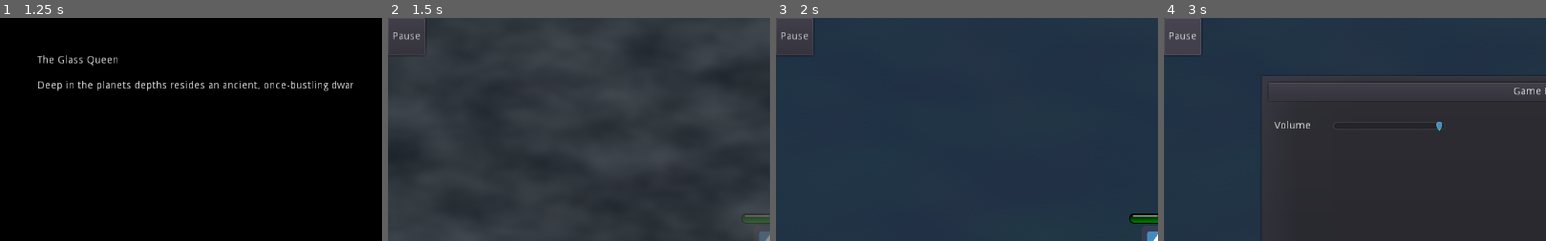
Above: before the commit, frames 1-4 (left to right).
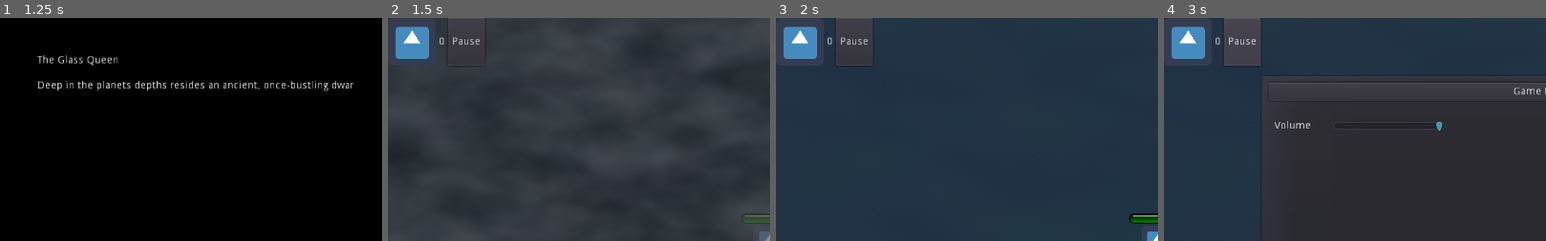
Above: after the commit, the same moments.

Repository: smclaughlan/GWJ52
Game: Godot game, scene res://Main.tscn
Two runs of this game, one before a commit and one after it. Both use one fixed random seed, a clock stepped at 60 frames per second and the inputs below. The engine's default icon, where the game draws it, is replaced by a stand-in: a white triangle on a blue panel in a dark square.
Inputs (mouse positions are % of the whole screen's width and height, from its top left):
- Up to frame 1 (1.25 s): click "Play" at 0.5 s
- Up to frame 2 (1.5 s): click "Begin: Protect The Chandelier" at 1.25 s
- Up to frame 3 (2 s): no input
- Up to frame 4 (3 s): click (39, 94) at 2.02 s; click "Pause" at 2.75 s
The pictures show only the part of the screen within x 0-50%, y 0-50%; the shares and areas given below are measured in that part.

Frame 1 is identical in both runs. In frame 2, 1.6% of the frame differs, in the area x 0-26%, y 0-19%; in frame 3, 3.0%; in frame 4, 3.5%, in the area x 0-26%, y 0-22%.

Commit message:
Currency and object pickup (#43)
* Added new CollisionLayer named Pickables

* Added PlayerRadius CollisionLayer

* Added Area2D in Player for pickups

* Added new PickupableObject Scene

* Added `died` signal for Enemies

* Added Script for PickupRadius

* Added AnimationPlayer for PickableObject

* Added an emit signal for died

* Added PickableObjectSpawner Scene

* Added PickableObjectSpawner node to Battle Scene

* Creeps now drop PickableObjects

* Pickables move towards the Player when Radius is entered

* PickableObjects can now only interact with Player

* Added `pickable_object_spawner` reference to `Global.gd`

* Connect signals to PickupRadius child

* Connect signals to PickupRadius child

* Added `currency_tracker` in `Global.gd`

* Added an HUD Reference to `Global.gd`

* Created Currency Scene

* Created `Sun.tscn` as an Inherited Scene from PickableObjects

* Added `PickableObject` class

* Created a script for `Sun.tscn`

* Update PickableObject.gd

* Instanced `Currency` Scene to `Battle` Scene

* Added an HUD for the currency

* Added placeholder image for sun

* Changed the droppable object for creep

* Fix EOF issue

* Adjusted spacing

* Reattached `PickupRadius` script

* Added `get_amount` function to Currency

* Added `cost` for TowerBase

* Adding `CostReference.gd`

* Added cost to `TowerBase`

Co-authored-by: plexsoup <plexsoup@users.noreply.github.com>

Diff:
--- a/GodotProject/Global.gd
+++ b/GodotProject/Global.gd
@@ -5,6 +5,9 @@
 var player : KinematicBody2D # player avatar, many things rely on this
 var village_location : Vector2 # so creeps know where to go
 var current_map : Node2D # for spawning bullets and creeps
+var pickable_object_spawner: Node2D # Spawner node that handles spawning of pickables
+var currency_tracker: Node # Node that tracks resources or currencies
+var hud: CanvasLayer # HUD Reference
 
 func pause():
 	# this is pretty abrupt and brute force.
--- a/GodotProject/Scenes/Battle/Battle.tscn
+++ b/GodotProject/Scenes/Battle/Battle.tscn
@@ -1,8 +1,10 @@
-[gd_scene load_steps=10 format=2]
+[gd_scene load_steps=12 format=2]
 
+[ext_resource path="res://Scenes/Battle/PickableObjectSpawner.tscn" type="PackedScene" id=1]
 [ext_resource path="res://Scenes/Player/PlayerAvatar.tscn" type="PackedScene" id=2]
 [ext_resource path="res://Scenes/Battle/CreepSpawner.tscn" type="PackedScene" id=3]
 [ext_resource path="res://Scenes/Region/Village.tscn" type="PackedScene" id=4]
+[ext_resource path="res://Scenes/Resources/Currency.tscn" type="PackedScene" id=5]
 
 [sub_resource type="CanvasItemMaterial" id=3]
 
@@ -95,3 +97,7 @@
 [node name="CollisionShape2D" type="CollisionShape2D" parent="InvisibleWalls/Wall4"]
 position = Vector2( -51, -11 )
 shape = SubResource( 6 )
+
+[node name="PickableObjectSpawner" parent="." instance=ExtResource( 1 )]
+
+[node name="Currency" parent="." instance=ExtResource( 5 )]
--- /dev/null
+++ b/GodotProject/Scenes/Battle/PickableObjectSpawner.gd
@@ -0,0 +1,13 @@
+# Spawns object based on the drop object of the class who calls it.
+
+extends Node2D
+
+
+func _ready() -> void:
+	Global.pickable_object_spawner = self
+
+
+func spawn_pickable(pickable_object: Object, position: = Vector2.ZERO) -> void:
+	var new_pickable: Object = pickable_object.instance()
+	Global.current_map.add_child(new_pickable)
+	new_pickable.position = position
--- /dev/null
+++ b/GodotProject/Scenes/Battle/PickableObjectSpawner.tscn
@@ -0,0 +1,6 @@
+[gd_scene load_steps=2 format=2]
+
+[ext_resource path="res://Scenes/Battle/PickableObjectSpawner.gd" type="Script" id=1]
+
+[node name="PickableObjectSpawner" type="Node2D"]
+script = ExtResource( 1 )
--- a/GodotProject/Scenes/Enemies/Creep.gd
+++ b/GodotProject/Scenes/Enemies/Creep.gd
@@ -22,17 +22,22 @@
 enum States { INITIALIZING, READY, MOVING, ATTACKING, INVULNERABLE, RELOADING, STUNNED, DEAD }
 var State = States.INITIALIZING
 
+export (PackedScene) var dropped_pickable
+
+signal died
 
 # Called when the node enters the scene tree for the first time.
 func _ready():
+	if Global.pickable_object_spawner != null:
+		connect("died", Global.pickable_object_spawner, "spawn_pickable")
 	$corpse.hide()
+
 
 func init(initialPos, navTarget):
 	set_global_position(initialPos)
 	nav_target = navTarget
 	State = States.MOVING
 	set_target(Global.player)
-
 
 
 # Called every frame. 'delta' is the elapsed time since the previous frame.
@@ -111,6 +116,7 @@
 
 func _on_DeathTimer_timeout():
 	die_for_real_this_time()
+	emit_signal("died", dropped_pickable, position)
 
 
 func _on_InvulnerabiltyTimer_timeout():
--- a/GodotProject/Scenes/Enemies/Creep.tscn
+++ b/GodotProject/Scenes/Enemies/Creep.tscn
@@ -1,10 +1,11 @@
-[gd_scene load_steps=10 format=2]
+[gd_scene load_steps=11 format=2]
 
 [ext_resource path="res://Scenes/Enemies/BadRobot.png" type="Texture" id=1]
 [ext_resource path="res://Scenes/Enemies/Creep.gd" type="Script" id=2]
 [ext_resource path="res://Scenes/Enemies/OwNoise.wav" type="AudioStream" id=3]
 [ext_resource path="res://Scenes/Enemies/CreepMeleeWeapon.tscn" type="PackedScene" id=4]
-[ext_resource path="res://Scenes/Enemies/BloodStain.png" type="Texture" id=5]
+[ext_resource path="res://Scenes/Objects/Pickups/Sun.tscn" type="PackedScene" id=5]
+[ext_resource path="res://Scenes/Enemies/BloodStain.png" type="Texture" id=6]
 
 [sub_resource type="CircleShape2D" id=4]
 radius = 27.0046
@@ -47,6 +48,7 @@
 collision_layer = 2
 collision_mask = 15
 script = ExtResource( 2 )
+dropped_pickable = ExtResource( 5 )
 
 [node name="Sprite" type="Sprite" parent="."]
 texture = ExtResource( 1 )
--- a/GodotProject/Scenes/GUI/HUD.gd
+++ b/GodotProject/Scenes/GUI/HUD.gd
@@ -1,10 +1,15 @@
 extends CanvasLayer
 
+
+# Declare member variables here. Examples:
+# var a = 2
+# var b = "text"
+onready var sun_amount = $header/Currency/SunAmount
 var player
 
 # Called when the node enters the scene tree for the first time.
 func _ready():
-	pass # Replace with function body.
+	Global.hud = self
 
 func init(myPlayer):
 	player = myPlayer
@@ -17,6 +22,8 @@
 		$ShoppingPopupPanel.popup()
 
 
+func update_sun(sun: int) -> void:
+	sun_amount.text = str(sun)
 
 
 func _on_PauseButton_pressed():
--- a/GodotProject/Scenes/GUI/HUD.tscn
+++ b/GodotProject/Scenes/GUI/HUD.tscn
@@ -37,9 +37,27 @@
 margin_bottom = 50.0
 rect_min_size = Vector2( 0, 50 )
 
+[node name="Currency" type="HBoxContainer" parent="header"]
+margin_right = 76.0
+margin_bottom = 64.0
+alignment = 1
+
+[node name="Icon" type="TextureRect" parent="header/Currency"]
+margin_right = 64.0
+margin_bottom = 64.0
+texture = ExtResource( 1 )
+
+[node name="SunAmount" type="Label" parent="header/Currency"]
+margin_left = 68.0
+margin_top = 25.0
+margin_right = 76.0
+margin_bottom = 39.0
+text = "0"
+
 [node name="PauseButton" type="Button" parent="header"]
-margin_right = 50.0
-margin_bottom = 50.0
+margin_left = 80.0
+margin_right = 130.0
+margin_bottom = 64.0
 text = "Pause"
 
 [node name="Footer" type="MarginContainer" parent="."]
--- /dev/null
+++ b/GodotProject/Scenes/Objects/Pickups/PickableObject.gd
@@ -0,0 +1,32 @@
+# Template for objects that are pickable
+#
+# Can be extended for different objects that provide different
+# functions.
+#
+# Once the player is in range, the item will be freed instantly
+
+extends Area2D
+class_name PickableObject
+
+const PICKUP_SPEED = 300
+
+var on_pickup_radius: bool = false setget set_on_pickup
+
+signal picked
+
+
+func _on_PickableObject_body_entered(body: Node) -> void:
+	if body.collision_layer == 1:
+		queue_free()
+		emit_signal("picked")
+
+
+func _physics_process(delta: float) -> void:
+	if !on_pickup_radius:
+		return
+	var velocity: Vector2 = position.direction_to(Global.player.position)
+	position += velocity * PICKUP_SPEED * delta
+
+
+func set_on_pickup(value: bool) -> void:
+	on_pickup_radius = value
--- /dev/null
+++ b/GodotProject/Scenes/Objects/Pickups/PickableObject.tscn
@@ -0,0 +1,73 @@
+[gd_scene load_steps=7 format=2]
+
+[ext_resource path="res://icon.png" type="Texture" id=1]
+[ext_resource path="res://Scenes/Objects/Pickups/PickableObject.gd" type="Script" id=2]
+
+[sub_resource type="CircleShape2D" id=4]
+radius = 32.0
+
+[sub_resource type="Animation" id=1]
+length = 0.001
+tracks/0/type = "value"
+tracks/0/path = NodePath("Sprite:position")
+tracks/0/interp = 1
+tracks/0/loop_wrap = true
+tracks/0/imported = false
+tracks/0/enabled = true
+tracks/0/keys = {
+"times": PoolRealArray( 0 ),
+"transitions": PoolRealArray( 1 ),
+"update": 0,
+"values": [ Vector2( 0, -10 ) ]
+}
+
+[sub_resource type="Animation" id=2]
+resource_name = "idle"
+loop = true
+tracks/0/type = "value"
+tracks/0/path = NodePath("Sprite:position")
+tracks/0/interp = 1
+tracks/0/loop_wrap = true
+tracks/0/imported = false
+tracks/0/enabled = true
+tracks/0/keys = {
+"times": PoolRealArray( 0, 0.5, 1 ),
+"transitions": PoolRealArray( 1, 1, 0.5 ),
+"update": 0,
+"values": [ Vector2( 0, 0 ), Vector2( 0, -10 ), Vector2( 0, 0 ) ]
+}
+
+[sub_resource type="Animation" id=3]
+resource_name = "pickup"
+length = 0.4
+tracks/0/type = "value"
+tracks/0/path = NodePath("Sprite:scale")
+tracks/0/interp = 1
+tracks/0/loop_wrap = true
+tracks/0/imported = false
+tracks/0/enabled = true
+tracks/0/keys = {
+"times": PoolRealArray( 0, 0.4 ),
+"transitions": PoolRealArray( 1, -2 ),
+"update": 0,
+"values": [ Vector2( 1, 1 ), Vector2( 1e-05, 1e-05 ) ]
+}
+
+[node name="PickableObject" type="Area2D"]
+collision_layer = 64
+script = ExtResource( 2 )
+
+[node name="Sprite" type="Sprite" parent="."]
+position = Vector2( 0, -10 )
+texture = ExtResource( 1 )
+
+[node name="CollisionShape2D" type="CollisionShape2D" parent="."]
+shape = SubResource( 4 )
+
+[node name="AnimationPlayer" type="AnimationPlayer" parent="."]
+autoplay = "idle"
+anims/RESET = SubResource( 1 )
+anims/idle = SubResource( 2 )
+anims/pickup = SubResource( 3 )
+
+[connection signal="body_entered" from="." to="." method="_on_PickableObject_body_entered"]
--- /dev/null
+++ b/GodotProject/Scenes/Objects/Pickups/Sun.gd
@@ -0,0 +1,5 @@
+extends PickableObject
+
+
+func _ready() -> void:
+	connect("picked", Global.currency_tracker, "update_amount")
--- /dev/null
+++ b/GodotProject/Scenes/Objects/Pickups/Sun.tscn
@@ -0,0 +1,11 @@
+[gd_scene load_steps=4 format=2]
+
+[ext_resource path="res://Scenes/Objects/Pickups/PickableObject.tscn" type="PackedScene" id=1]
+[ext_resource path="res://Scenes/Objects/Pickups/ba7a97ebdad718b2f66e38e7bab2600f5f8357bfr1-720-750v2_uhq-removebg-preview.png" type="Texture" id=2]
+[ext_resource path="res://Scenes/Objects/Pickups/Sun.gd" type="Script" id=3]
+
+[node name="Sun" instance=ExtResource( 1 )]
+script = ExtResource( 3 )
+
+[node name="Sprite" parent="." index="0"]
+texture = ExtResource( 2 )
--- a/GodotProject/Scenes/Objects/Tools/ConstructionWrench.gd
+++ b/GodotProject/Scenes/Objects/Tools/ConstructionWrench.gd
@@ -16,9 +16,10 @@
 enum States { INITIALIZING, STORED, ACTIVE }
 var State = States.INITIALIZING
 
+signal tower_built
 
 func _ready():
-	pass
+	connect("tower_built", Global.currency_tracker, "update_amount")
 
 
 func init(myPlayer):
@@ -32,8 +33,12 @@
 		attempt_to_spawn_tower()
 
 func attempt_to_spawn_tower():
-	if tower_buildmode_visual.can_place:
+	var cost_reference: CostReference = CostReference.new()
+	cost_reference.tower = tower_base_scene.instance()
+	cost_reference.cost = cost_reference.tower.cost
+	if tower_buildmode_visual.can_place and cost_reference.can_purchase():
 		spawn_tower()
+		emit_signal("tower_built", -cost_reference.cost)
 	else:
 		$IncorrectPlacementNoise.play()
 
@@ -46,7 +51,6 @@
 		$BuildNoise.play()
 		Global.current_map.add_child(new_tower)
 		new_tower.init("fire")
-
 
 
 func set_towerbuildmode(enabled:bool):
--- a/GodotProject/Scenes/Objects/Towers/TowerBase.gd
+++ b/GodotProject/Scenes/Objects/Towers/TowerBase.gd
@@ -1,6 +1,8 @@
 extends Node2D
 
 var tower_turret_scene = load("res://Scenes/Objects/Towers/TowerTurret.tscn")
+
+export var cost: int = 10
 
 # Called when the node enters the scene tree for the first time.
 func _ready():
--- /dev/null
+++ b/GodotProject/Scenes/Player/PickupRadius.gd
@@ -0,0 +1,15 @@
+extends Area2D
+
+
+
+func _on_PickupRadius_area_entered(area: Area2D) -> void:
+	set_pickable_on_pickup(area, true)
+
+
+func _on_PickupRadius_area_exited(area: Area2D) -> void:
+	set_pickable_on_pickup(area, false)
+
+
+func set_pickable_on_pickup(area: Area2D, value: bool) -> void:
+	if area.has_method("set_on_pickup"):
+		area.on_pickup_radius = value
--- a/GodotProject/Scenes/Player/PlayerAvatar.tscn
+++ b/GodotProject/Scenes/Player/PlayerAvatar.tscn
@@ -9,9 +9,13 @@
 [ext_resource path="res://Scenes/Objects/Tools/ConstructionWrench.tscn" type="PackedScene" id=7]
 [ext_resource path="res://Scenes/GUI/HUD.tscn" type="PackedScene" id=8]
 [ext_resource path="res://Scenes/Objects/Weapons/Sword.tscn" type="PackedScene" id=9]
+[ext_resource path="res://Scenes/Player/PickupRadius.gd" type="Script" id=10]
 
 [sub_resource type="RectangleShape2D" id=1]
 extents = Vector2( 31, 31.5 )
+
+[sub_resource type="CircleShape2D" id=2]
+radius = 300.0
 
 [node name="Player" type="KinematicBody2D"]
 script = ExtResource( 3 )
@@ -62,4 +66,14 @@
 
 [node name="Weapons" type="Node2D" parent="."]
 
+[node name="PickupRadius" type="Area2D" parent="."]
+collision_layer = 128
+collision_mask = 64
+script = ExtResource( 10 )
+
+[node name="CollisionShape2D" type="CollisionShape2D" parent="PickupRadius"]
+shape = SubResource( 2 )
+
 [connection signal="timeout" from="DeathTimer" to="." method="_on_DeathTimer_timeout"]
+[connection signal="area_entered" from="PickupRadius" to="PickupRadius" method="_on_PickupRadius_area_entered"]
+[connection signal="area_exited" from="PickupRadius" to="PickupRadius" method="_on_PickupRadius_area_exited"]
--- /dev/null
+++ b/GodotProject/Scenes/Resources/CostReference.gd
@@ -0,0 +1,8 @@
+extends Reference
+class_name CostReference
+
+var cost: int = 0
+var tower: Object = null
+
+func can_purchase() -> bool:
+	return cost <= Global.currency_tracker.sun
--- /dev/null
+++ b/GodotProject/Scenes/Resources/Currency.gd
@@ -0,0 +1,22 @@
+"""
+Tracks currency
+"""
+extends Node
+
+signal resource_changed
+
+# Base currency. Change the name if we must.
+var sun: int = 0
+
+func _ready() -> void:
+	Global.currency_tracker = self
+	connect("resource_changed", Global.hud, "update_sun")
+
+
+func update_amount(new_amount: int = 1) -> void:
+	sun += new_amount
+	emit_signal("resource_changed", sun)
+
+
+func get_amount() -> int:
+	return sun
--- /dev/null
+++ b/GodotProject/Scenes/Resources/Currency.tscn
@@ -0,0 +1,6 @@
+[gd_scene load_steps=2 format=2]
+
+[ext_resource path="res://Scenes/Resources/Currency.gd" type="Script" id=1]
+
+[node name="Currency" type="Node"]
+script = ExtResource( 1 )
--- a/GodotProject/project.godot
+++ b/GodotProject/project.godot
@@ -7,6 +7,22 @@
 ;   param=value ; assign values to parameters
 
 config_version=4
+
+_global_script_classes=[ {
+"base": "Reference",
+"class": "CostReference",
+"language": "GDScript",
+"path": "res://Scenes/Resources/CostReference.gd"
+}, {
+"base": "Area2D",
+"class": "PickableObject",
+"language": "GDScript",
+"path": "res://Scenes/Objects/Pickups/PickableObject.gd"
+} ]
+_global_script_class_icons={
+"CostReference": "",
+"PickableObject": ""
+}
 
 [application]
 
@@ -98,6 +114,8 @@
 2d_physics/layer_4="Bullets"
 2d_physics/layer_5="Melee Weapons"
 2d_physics/layer_6="NPCs"
+2d_physics/layer_7="Pickables"
+2d_physics/layer_8="PlayerCollectionRadius"
 
 [physics]
 
Not shown: 1 places in GodotProject/Scenes/Enemies/Creep.tscn that only renumber resources
Binary file added: GodotProject/Scenes/Objects/Pickups/ba7a97ebdad718b2f66e38e7bab2600f5f8357bfr1-720-750v2_uhq-removebg-preview.png
Not shown, added: GodotProject/Scenes/Objects/Pickups/ba7a97ebdad718b2f66e38e7bab2600f5f8357bfr1-720-750v2_uhq-removebg-preview.png.import
Not shown: 1 places in GodotProject/Scenes/Player/PlayerAvatar.tscn that only renumber resources
